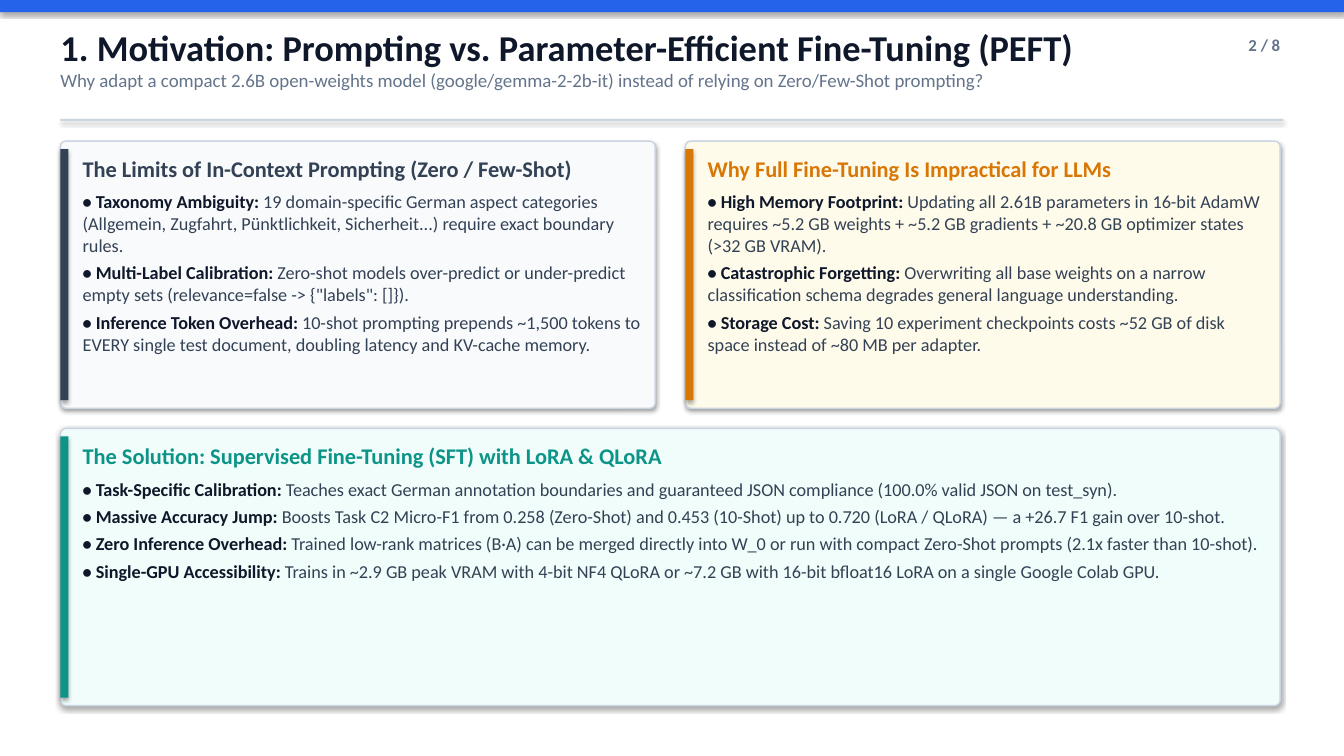
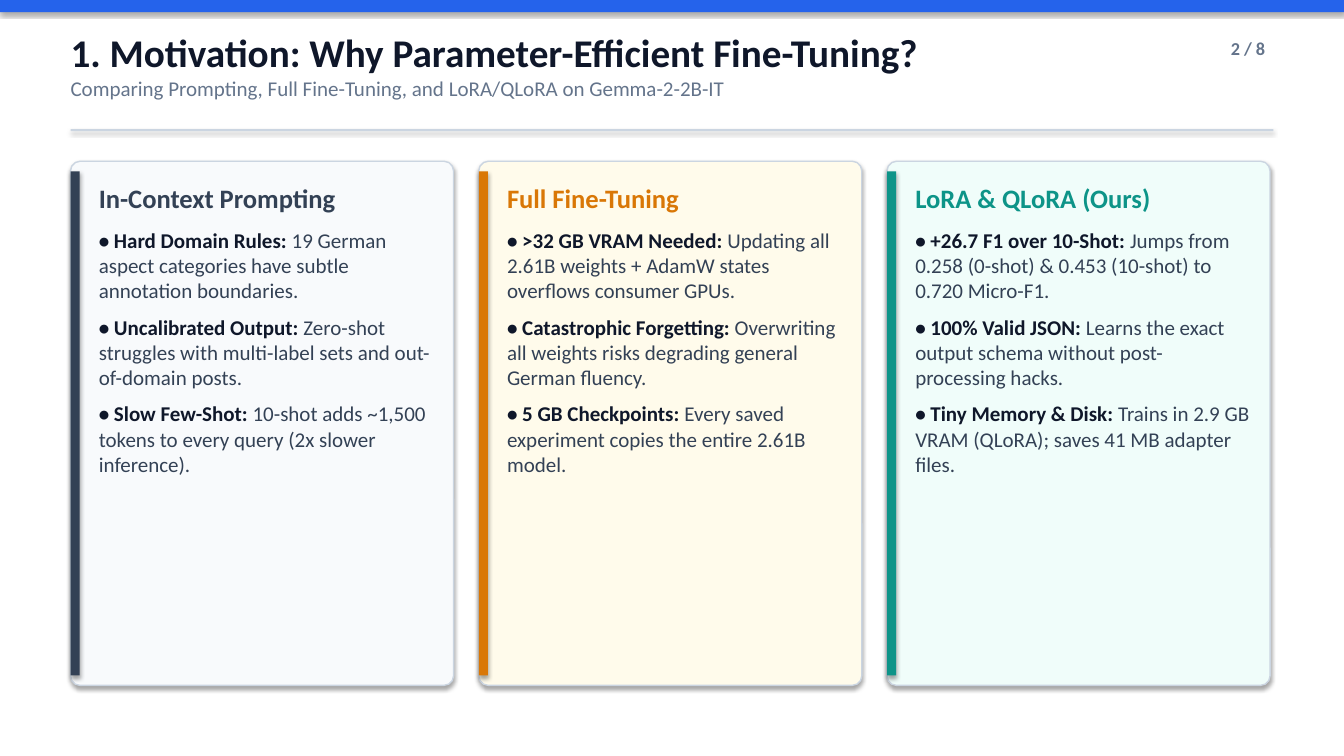
Before and after one commit to simon-clematide/gemma-qlora-finetuning, a slide deck: slide 2 of docs/gemma_qlora_core_concepts.pptx. Drawn at 1344x756 pixels with LibreOffice and Linux fonts; fonts in the diff are those of the drawing. Boxes give left, top, right and bottom in pixels: in the first picture for what was removed or moved away, otherwise in the second. Text is boxed around its words. In the diff, an @@ line names an element or a change of style, - is before the commit and + after.

```diff
--- a/docs/gemma_qlora_core_concepts.pptx
+++ b/docs/gemma_qlora_core_concepts.pptx
@@ text at box(71, 39, 917, 100): text changed; size 13.5 to 15 pt @@
-1. Motivation: Prompting vs. Parameter-Efficient Fine-Tuning (PEFT)
-Why adapt a compact 2.6B open-weights model (google/gemma-2-2b-it) instead of relying on Zero/Few-Shot prompting?
+1. Motivation: Why Parameter-Efficient Fine-Tuning?
+Comparing Prompting, Full Fine-Tuning, and LoRA/QLoRA on Gemma-2-2B-IT
@@ text "2 / 8": place and size @@
-text "2 / 8" at box(1248, 39, 1280, 51)
+text "2 / 8" at box(1231, 42, 1265, 55)
@@ text "2 / 8" at box(1231, 42, 1265, 55): size 12 to 13 pt @@
@@ rectangle: place and size @@
-rectangle at box(60, 119, 1284, 121)
+rectangle at box(71, 129, 1273, 131)
@@ rounded rectangle: place and size @@
-rounded rectangle at box(60, 141, 655, 408)
+rounded rectangle at box(71, 161, 454, 686)
@@ rectangle: place and size @@
-rectangle at box(60, 149, 69, 400)
+rectangle at box(71, 171, 80, 676)
@@ rounded rectangle: place and size @@
-rounded rectangle at box(686, 141, 1280, 408)
+rounded rectangle at box(479, 161, 862, 686)
@@ rectangle: place and size @@
-rectangle at box(686, 149, 694, 400)
+rectangle at box(479, 171, 488, 676)
@@ proportions changed in 3 elements at box(71, 161, 454, 686), box(479, 161, 862, 686), box(887, 161, 1270, 686) @@
@@ rounded rectangle: place and size @@
-rounded rectangle at box(60, 429, 1280, 706)
+rounded rectangle at box(887, 161, 1270, 686)
@@ rectangle: place and size @@
-rectangle at box(60, 437, 69, 698)
+rectangle at box(887, 171, 896, 676)
@@ text at box(99, 189, 430, 475): text changed; size 13 to 15 pt @@
-The Limits of In-Context Prompting (Zero / Few-Shot)
-• Taxonomy Ambiguity: 19 domain-specific German aspect categories (Allgemein, Zugfahrt, Pünktlichkeit, Sicherheit...) require exact boundary rules.
-• Multi-Label Calibration: Zero-shot models over-predict or under-predict empty sets (relevance=false -> {"labels": []}).
-• Inference Token Overhead: 10-shot prompting prepends ~1,500 tokens to EVERY single test document, doubling latency and KV-cache memory.
+In-Context Prompting
+• Hard Domain Rules: 19 German aspect categories have subtle annotation boundaries.
+• Uncalibrated Output: Zero-shot struggles with multi-label sets and out-of-domain posts.
+• Slow Few-Shot: 10-shot adds ~1,500 tokens to every query (2x slower inference).
@@ text at box(507, 189, 836, 472): text changed; size 13 to 15 pt @@
-Why Full Fine-Tuning Is Impractical for LLMs
-• High Memory Footprint: Updating all 2.61B parameters in 16-bit AdamW requires ~5.2 GB weights + ~5.2 GB gradients + ~20.8 GB optimizer states (>32 GB VRAM).
-• Catastrophic Forgetting: Overwriting all base weights on a narrow classification schema degrades general language understanding.
-• Storage Cost: Saving 10 experiment checkpoints costs ~52 GB of disk space instead of ~80 MB per adapter.
+Full Fine-Tuning
+• >32 GB VRAM Needed: Updating all 2.61B weights + AdamW states overflows consumer GPUs.
+• Catastrophic Forgetting: Overwriting all weights risks degrading general German fluency.
+• 5 GB Checkpoints: Every saved experiment copies the entire 2.61B model.
@@ text at box(915, 188, 1250, 472): text changed; size 13 to 15 pt @@
-The Solution: Supervised Fine-Tuning (SFT) with LoRA & QLoRA
-• Task-Specific Calibration: Teaches exact German annotation boundaries and guaranteed JSON compliance (100.0% valid JSON on test_syn).
-• Massive Accuracy Jump: Boosts Task C2 Micro-F1 from 0.258 (Zero-Shot) and 0.453 (10-Shot) up to 0.720 (LoRA / QLoRA) — a +26.7 F1 gain over 10-shot.
-• Zero Inference Overhead: Trained low-rank matrices (B·A) can be merged directly into W_0 or run with compact Zero-Shot prompts (2.1x faster than 10-shot).
-• Single-GPU Accessibility: Trains in ~2.9 GB peak VRAM with 4-bit NF4 QLoRA or ~7.2 GB with 16-bit bfloat16 LoRA on a single Google Colab GPU.
+LoRA & QLoRA (Ours)
+• +26.7 F1 over 10-Shot: Jumps from 0.258 (0-shot) & 0.453 (10-shot) to 0.720 Micro-F1.
+• 100% Valid JSON: Learns the exact output schema without post-processing hacks.
+• Tiny Memory & Disk: Trains in 2.9 GB VRAM (QLoRA); saves 41 MB adapter files.
```
Also in this commit, not shown: 7 other slides changed, 1 other file.
